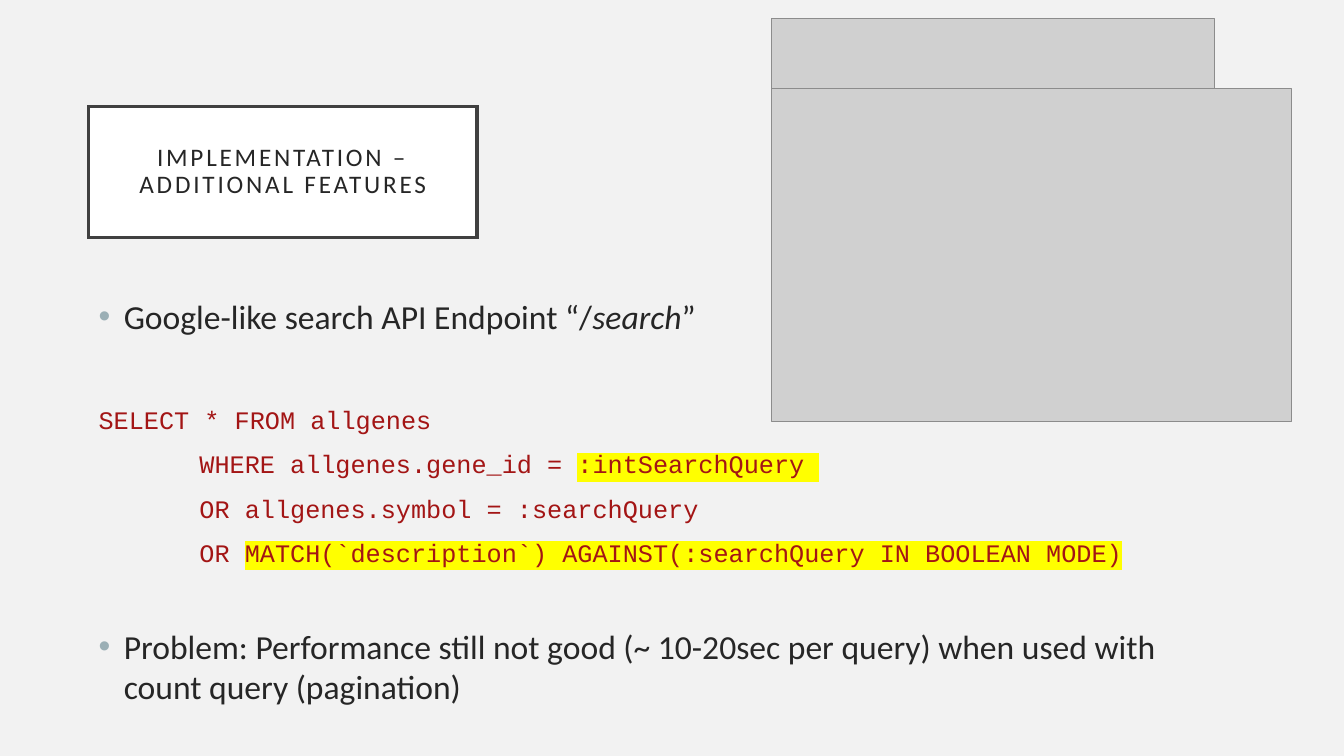
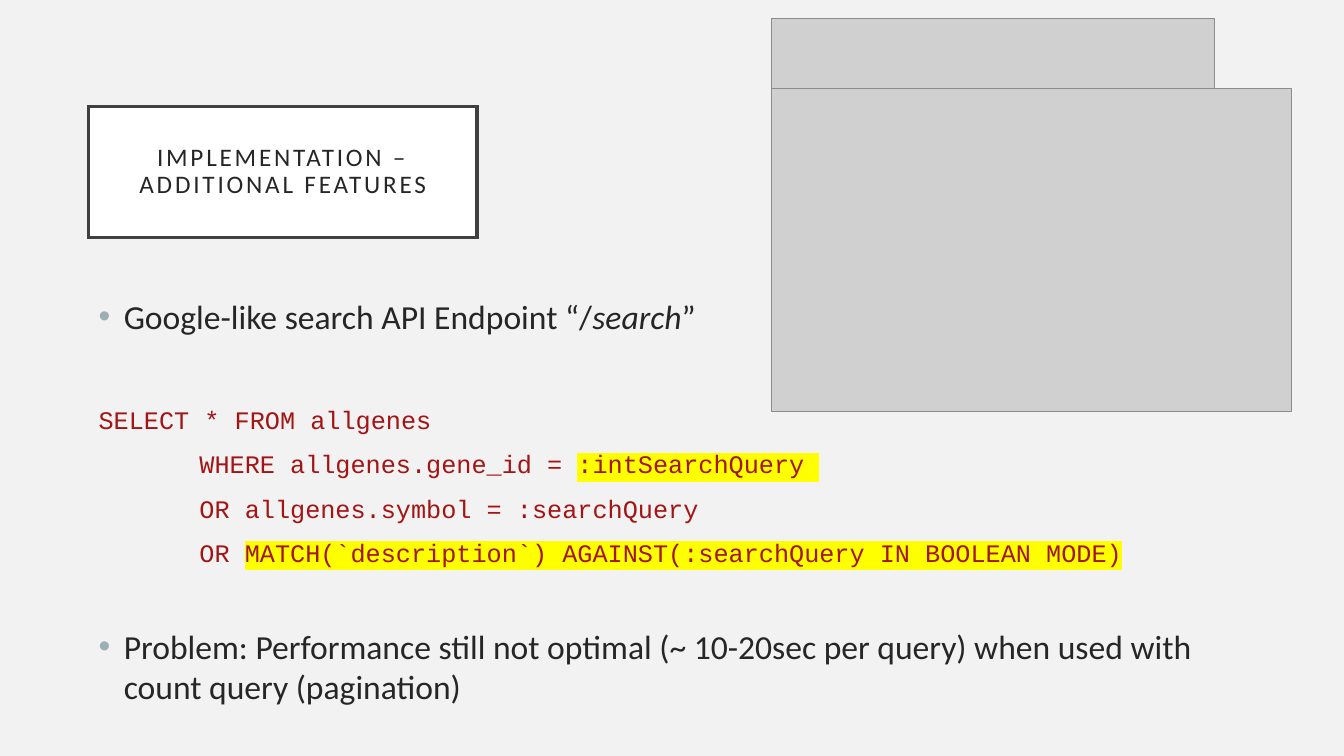
Before and after one commit to G43beli/GENEius, a slide deck: slide 11 of docs/Presentation.pptx. Drawn at 1344x756 pixels with LibreOffice and Linux fonts; fonts in the diff are those of the drawing; grey boxes stand for pictures. Boxes give left, top, right and bottom in pixels: in the first picture for what was removed or moved away, otherwise in the second. Text is boxed around its words. In the diff, an @@ line names an element or a change of style, - is before the commit and + after.

```diff
--- a/docs/Presentation.pptx
+++ b/docs/Presentation.pptx
@@ picture: place and size @@
-picture at (772, 89, 1293, 421)
+picture at (772, 89, 1293, 411)
@@ text at (124, 634, 1192, 705): text changed @@
-• Problem: Performance still not good (~ 10-20sec per query) when used with count query (pagination)
+• Problem: Performance still not optimal (~ 10-20sec per query) when used with count query (pagination)
```
Also in this commit, not shown: 9 other slides changed, 3 other files.
